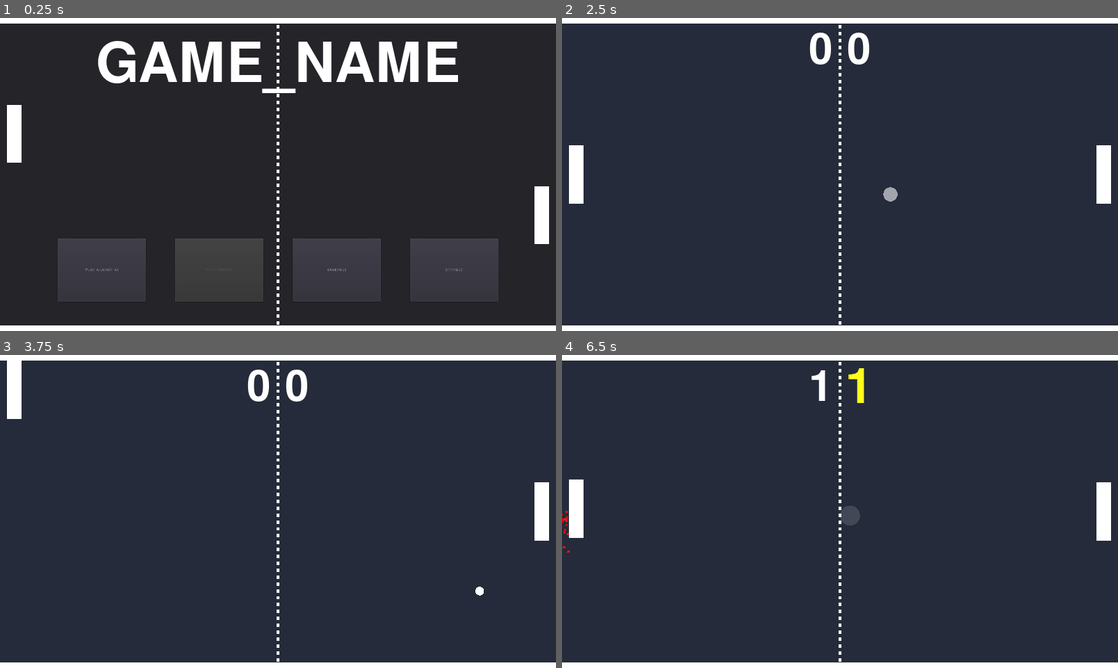
Above: before the commit, frames 1-4 (two rows, left to right).
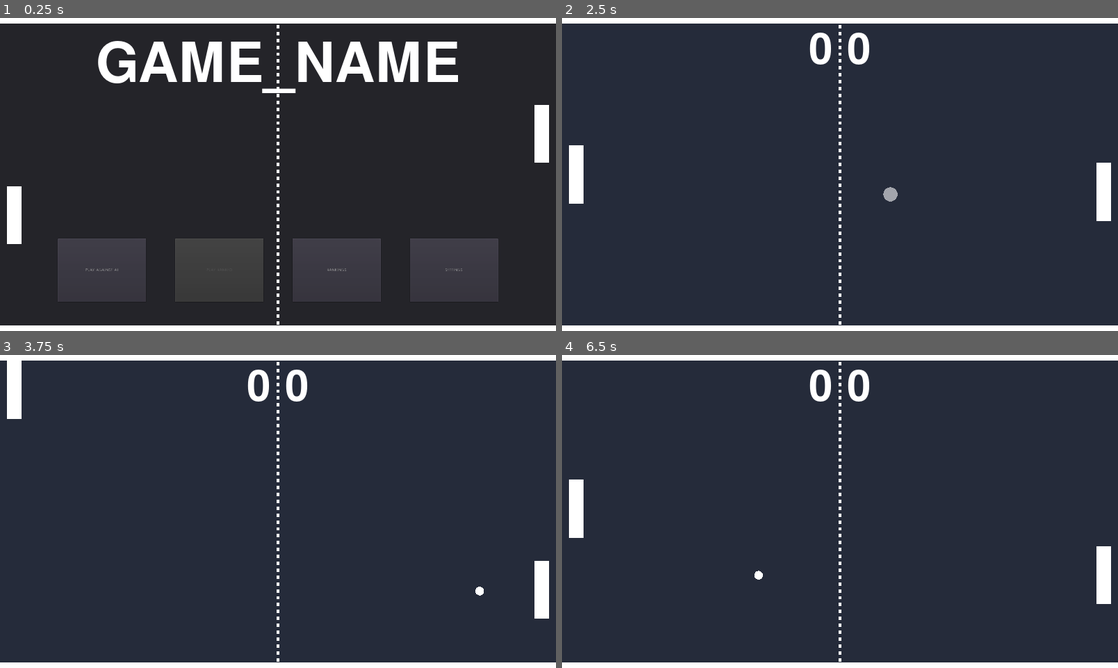
Above: after the commit, the same moments.

Repository: rondao/p01_pong
Game: Godot game, scene res://game/scenes/main_menu.tscn
Two runs of this game, one before a commit and one after it. Both use one fixed random seed, a clock stepped at 60 frames per second and the inputs below.
Inputs (mouse positions are in pixels of both pictures, inside the frame that each line leads up to):
- Up to frame 1 (0.25 s): no input
- Up to frame 2 (2.5 s): click "PLAY_AGAINST_AI" at 0.5 s; click "PLAY_AGAINST_AI" at 1.25 s; click "PLAY_AGAINST_AI" at 2 s
- Up to frame 3 (3.75 s): move the mouse to (400, 495) at 2.77 s; hold W (player_01_up) 2.78-3.5 s; click (400, 495) at 2.92 s; drag from (166, 527) to (250, 574) at 3.52 s
- Up to frame 4 (6.5 s): move the mouse to (895, 442) at 4.27 s; hold W (player_01_up) 4.28-5 s; drag from (812, 574) to (673, 464) at 5.02 s; move the mouse to (1006, 558) at 5.77 s; hold S (player_01_down) from 5.78 s (still down)

The runs differ from the first frame. In frame 1, 1.9% of the frame differs, in the area x 1-99%, y 27-73%; in frame 2, 0.3%; in frame 3, 1.0%; in frame 4, 1.8%.

Commit message:
Create AI which follow the ball's position
Signed-off-by: Rafael Rondao <rafael.rondao@gmail.com>

Diff:
--- /dev/null
+++ b/game/scripts/ai.gd
@@ -0,0 +1,24 @@
+extends Node2D
+class_name AI
+
+var ball: Ball
+var enemy_paddle: Paddle
+var my_paddle: Paddle
+
+var player_number: String
+
+func configure_ai(ball_: Ball, enemy_paddle_: Paddle, my_paddle_: Paddle):
+	ball = ball_
+	enemy_paddle = enemy_paddle_
+	my_paddle = my_paddle_
+
+	player_number = "player_01" if Paddle.PlayerType.AI_01 == my_paddle.player_type else "player_02"
+
+
+func _physics_process(_delta: float):
+	if ball.position.y < my_paddle.position.y:
+		Input.action_press(player_number + "_up", 1.0)
+		Input.action_release(player_number + "_down")
+	else:
+		Input.action_press(player_number + "_down", 1.0)
+		Input.action_release(player_number + "_up")
--- a/game/scripts/paddle.gd
+++ b/game/scripts/paddle.gd
@@ -1,7 +1,7 @@
 extends KinematicBody2D
 class_name Paddle
 
-enum PlayerType {NONE, AI, HUMAN_01, HUMAN_02, NETWORK}
+enum PlayerType {NONE, AI_01, AI_02, HUMAN_01, HUMAN_02, NETWORK}
 export(PlayerType) var player_type: int = PlayerType.NONE
 
 var paddle_type: int
@@ -20,10 +20,9 @@
 
 
 func _process(delta: float):
-	match player_type:
-		PlayerType.HUMAN_01:
+	if player_type == PlayerType.AI_01 or player_type == PlayerType.HUMAN_01:
 			_handle_input("player_01", delta)
-		PlayerType.HUMAN_02:
+	elif player_type == PlayerType.AI_02 or player_type == PlayerType.HUMAN_02:
 			_handle_input("player_02", delta)
 
 	if _move_to:
@@ -31,7 +30,7 @@
 
 
 func _physics_process(delta: float):
-	if player_type == PlayerType.HUMAN_01 or player_type == PlayerType.HUMAN_02:
+	if not player_type == PlayerType.NETWORK:
 		var collision := move_and_collide(velocity * delta * (1.0 - charge))
 		if collision:
 			var collider := collision.collider as Node
@@ -39,7 +38,7 @@
 				_collide_ball()
 			elif collider.is_in_group("walls"):
 				_collide_walls()
-	elif player_type == PlayerType.NETWORK:
+	else:
 		position += velocity * delta * (1.0 - charge)
 
 
--- a/game/scripts/pong_game.gd
+++ b/game/scripts/pong_game.gd
@@ -100,7 +100,12 @@
 
 func _configure_game_as_local_ai():
 	_my_paddle.set_player_type(Paddle.PlayerType.HUMAN_01)
-	_opponent_paddle.set_player_type(Paddle.PlayerType.AI)
+	_opponent_paddle.set_player_type(Paddle.PlayerType.AI_02)
+
+	var ai := Node2D.new()
+	ai.set_script(load("res://game/scripts/ai.gd"))
+	(ai as AI).configure_ai(_ball, _my_paddle, _opponent_paddle)
+	add_child(ai)
 
 
 func _on_NakamaSocket_received_match_state(match_state: NakamaRTAPI.MatchData):
--- a/project.godot
+++ b/project.godot
@@ -9,6 +9,11 @@
 config_version=4
 
 _global_script_classes=[ {
+"base": "Node2D",
+"class": "AI",
+"language": "GDScript",
+"path": "res://game/scripts/ai.gd"
+}, {
 "base": "KinematicBody2D",
 "class": "Ball",
 "language": "GDScript",
@@ -115,6 +120,7 @@
 "path": "res://game/scripts/pong_game.gd"
 } ]
 _global_script_class_icons={
+"AI": "",
 "Ball": "",
 "BallTrail": "",
 "EndGamePopup": "",
